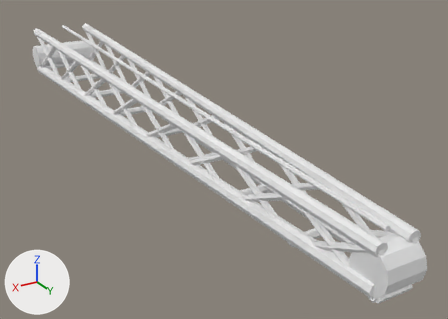
The FBX model Assets/Resources/City/Port/CraneBoom.fbx as it was, and as the next commit left it.
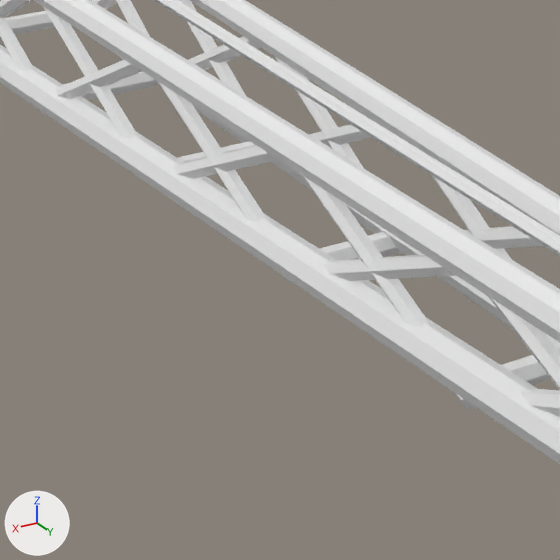
Old and new are each drawn whole from a camera (50 mm lens) standing at (3.16, 10.75, 2.61) and looking at (-0.51, 4.64, -0.45) and again close up on the part from 28% to 73% of the width and 32% to 94% of the height. The lights are fixed; the arrows at lower left show +X, +Y and +Z. The first two pictures are the older version. Where no turn or scale is listed for an object, it has been applied to the vertices.

Script lines for the objects in view, before the commit:
```python
me_craneboomvisible__plain = bpy.data.meshes.new('CraneBoomVisible__Plain')
me_craneboomvisible__plain.from_pydata(...)  # 60 vertices, 36 faces; spans x -0.5..0.5, y -0.19..8.13, z -0.21..0.51
me_craneboomvisible__plain.materials.append(mat_portvertexpaint)  # white #e7e7e7
me_craneboomvisible__steel = bpy.data.meshes.new('CraneBoomVisible__Steel')
me_craneboomvisible__steel.from_pydata(...)  # 64 vertices, 40 faces; spans x -0.5..0.5, y 0.0..8.0, z -0.29..0.48
me_craneboomvisible__steel.materials.append(mat_portvertexpaint)  # white #e7e7e7
me_craneboomvisible__steeldark = bpy.data.meshes.new('CraneBoomVisible__SteelDark')
me_craneboomvisible__steeldark.from_pydata(...)  # 492 vertices, 328 faces; spans x -0.47..0.47, y -0.05..8.05, z -0.25..0.45
me_craneboomvisible__steeldark.materials.append(mat_portvertexpaint)  # white #e7e7e7
ob_craneboomvisible__plain = bpy.data.objects.new('CraneBoomVisible__Plain', me_craneboomvisible__plain)
ob_craneboomvisible__plain.location = (0.0, 0.0, 0.0)
ob_craneboomvisible__steel = bpy.data.objects.new('CraneBoomVisible__Steel', me_craneboomvisible__steel)
ob_craneboomvisible__steel.location = (0.0, 0.0, 0.0)
ob_craneboomvisible__steeldark = bpy.data.objects.new('CraneBoomVisible__SteelDark', me_craneboomvisible__steeldark)
ob_craneboomvisible__steeldark.location = (0.0, 0.0, 0.0)
```
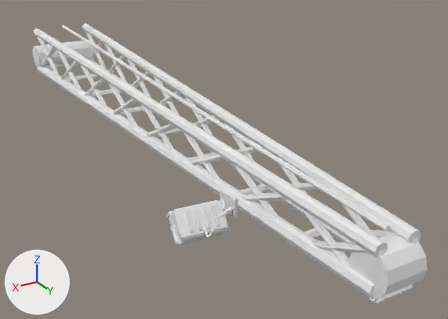
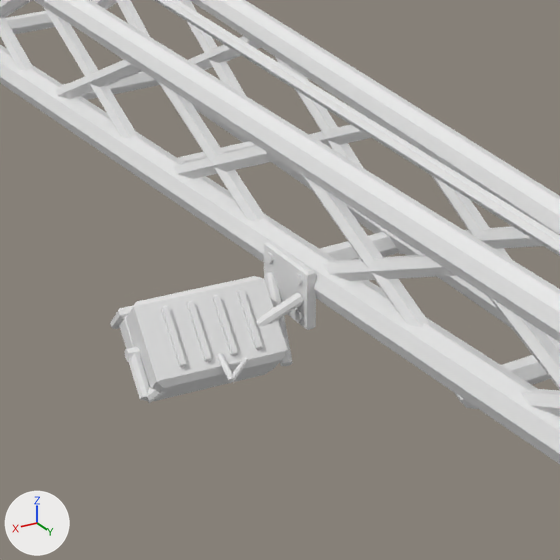
Boxes (x1, y1, x2, y2) around the edits, measured in the close-ups (560 x 560 px):
'CraneLoadLampHousing__Steel', added: after (110, 276, 288, 398)
'CraneLoadLampHousing__SteelDark', added: after (119, 241, 316, 403)
'CraneLoadLampHousing__Plain', added: after (124, 252, 303, 382)

Diff of the bpy script that builds the scene:
```diff
--- a/Assets/Resources/City/Port/CraneBoom.fbx.py
+++ b/Assets/Resources/City/Port/CraneBoom.fbx.py
@@ me_craneloadlamphousing__steel @@
+me_craneloadlamphousing__steel.from_pydata(...)  # 32 vertices, 28 faces; spans x 0.389..0.916, y 5.859..6.301, z -0.444..-0.141
+me_craneloadlamphousing__steel.materials.append(mat_portvertexpaint)  # white #e7e7e7
@@ me_craneloadlamphousing__steeldark @@
+me_craneloadlamphousing__steeldark.from_pydata(...)  # 208 vertices, 166 faces; spans x 0.292..0.953, y 5.929..6.282, z -0.469..-0.087
+me_craneloadlamphousing__steeldark.materials.append(mat_portvertexpaint)  # white #e7e7e7
@@ me_craneloadlamphousing__plain @@
+me_craneloadlamphousing__plain.from_pydata(...)  # 112 vertices, 72 faces; spans x 0.319..0.943, y 5.984..6.354, z -0.355..-0.112
+me_craneloadlamphousing__plain.materials.append(mat_portvertexpaint)  # white #e7e7e7
@@ ob_craneloadlamphousing__steel @@
+ob_craneloadlamphousing__steel = bpy.data.objects.new('CraneLoadLampHousing__Steel', me_craneloadlamphousing__steel)
+ob_craneloadlamphousing__steel.location = (0.0, 0.0, 0.0)
@@ ob_craneloadlamphousing__steeldark @@
+ob_craneloadlamphousing__steeldark = bpy.data.objects.new('CraneLoadLampHousing__SteelDark', me_craneloadlamphousing__steeldark)
+ob_craneloadlamphousing__steeldark.location = (0.0, 0.0, 0.0)
@@ ob_craneloadlamphousing__plain @@
+ob_craneloadlamphousing__plain = bpy.data.objects.new('CraneLoadLampHousing__Plain', me_craneloadlamphousing__plain)
+ob_craneloadlamphousing__plain.location = (0.0, 0.0, 0.0)
```
